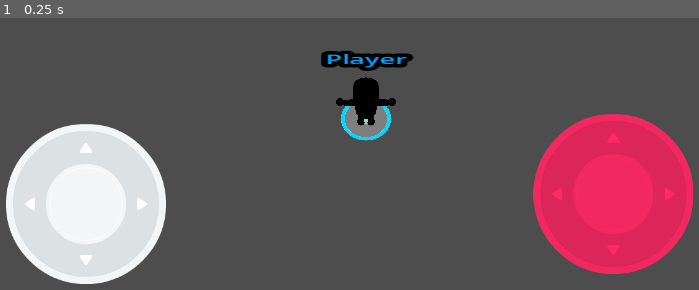
Above: before the commit, frame 1.
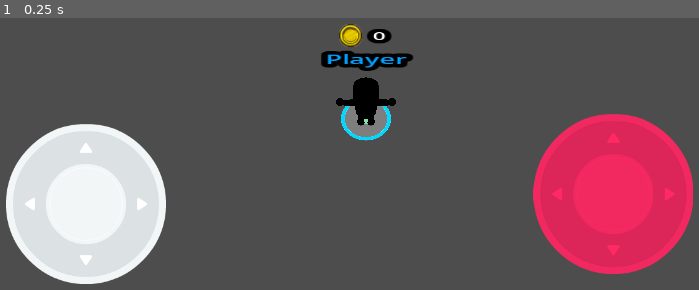
Above: after the commit, the same moment.

Repository: 1-lost-peon/topdown-mobile
Game: Godot game, scene res://player/player.tscn
Same seed, same stepped clock (60 frames per second), same inputs: the game is played once before the commit and once after it. This scene is started directly instead of the project's main scene.
Inputs:
- Up to frame 1 (0.25 s): no input

The runs differ from the first frame. In frame 1, 0.4% of the frame differs, in the area x 48-57%, y 2-11%.

Commit message:
Item pickup complete

Diff:
--- a/player/player.gd
+++ b/player/player.gd
@@ -197,13 +197,25 @@
 	hud.respawn_label.visible = false
 
 
+@rpc()
+func collected_pickup():
+	coins += 1
+	visuals.number_plate.text = str(coins)
+
+@rpc()
+func set_coins_amount(new_coins_amount):
+	coins = new_coins_amount
+	visuals.number_plate.text = str(coins)
+
 func died() -> void:
 	if is_multiplayer_authority():
 		is_dead = true
 		visible = false
 		respawn_timer.start()
 		player_died.emit()
-
+		set_coins_amount.rpc_id(int(name), 0)
+		coins = 0
+		visuals.number_plate.text = str(coins)
 
 
 func _on_respawn_timer_timeout() -> void:
--- a/player/visuals.gd
+++ b/player/visuals.gd
@@ -4,3 +4,4 @@
 @onready var movement_indicator: MeshInstance3D = $PlayerCircle/MovementIndicator
 @onready var nameplate: Label3D = $Nameplate
 @onready var player_circle: MeshInstance3D = $PlayerCircle
+@onready var number_plate: Label3D = $NumberPlate
--- a/player/visuals.tscn
+++ b/player/visuals.tscn
@@ -2,6 +2,7 @@
 
 [ext_resource type="Shader" uid="uid://hqg0wjbda6ft" path="res://player/movement_indicator.gdshader" id="1_7kdvf"]
 [ext_resource type="Script" uid="uid://c5ovv1nqifftx" path="res://player/visuals.gd" id="1_8dcto"]
+[ext_resource type="Texture2D" uid="uid://b64p1jp5gbs58" path="res://world/coins/faceon_gold_coin.png" id="2_23u1m"]
 
 [sub_resource type="PlaneMesh" id="PlaneMesh_qjkh3"]
 
@@ -65,6 +66,18 @@
 [node name="Visuals" type="Node3D" unique_id=846302141]
 script = ExtResource("1_8dcto")
 
+[node name="Sprite3D" type="Sprite3D" parent="." unique_id=1570377205]
+transform = Transform3D(0.15, 0, 0, 0, 0.074999996, 0.12990382, 0, -0.12990382, 0.074999996, -0.5105612, 5.5683126, 0)
+texture = ExtResource("2_23u1m")
+
+[node name="NumberPlate" type="Label3D" parent="." unique_id=1711762078]
+transform = Transform3D(1, 0, 0, 0, 1, 0, 0, 0, 1, 0.45258915, 5.5701904, 0)
+billboard = 2
+fixed_size = true
+text = "0"
+font_size = 20
+outline_size = 24
+
 [node name="Nameplate" type="Label3D" parent="." unique_id=333373989]
 transform = Transform3D(1, 0, 0, 0, 1, 0, 0, 0, 1, 0, 4, 0)
 billboard = 2
--- a/world/pickup.gd
+++ b/world/pickup.gd
@@ -1,29 +1,43 @@
-extends Node3D
-
-var move_up: bool = true
+extends RigidBody3D
 
 @onready var coin_a_2: Node3D = $Coin_A2
 
+var bob_time := 0.0
 
-func _process(_delta: float) -> void:
-	coin_a_2.rotate(Vector3.UP, 0.01)
+func _ready() -> void:
+	sleeping = false
+	linear_damp = 4.0
+	angular_damp = 6.0
 
-	if coin_a_2.position.distance_to(Vector3.ZERO) < 0.1:
-		move_up = true
-	elif coin_a_2.position.distance_to((Vector3(0, 2, 0))) < 0.1:
-		move_up = false
+	var dir := Vector3(
+		randf_range(-1.0, 1.0),
+		randf_range(0.15, 0.5),
+		randf_range(-1.0, 1.0)
+	).normalized()
 
-	if move_up:
-		coin_a_2.position = coin_a_2.position.move_toward(Vector3(0, 2, 0), 0.01)
-	else:
-		coin_a_2.position = coin_a_2.position.move_toward(Vector3.ZERO, 0.01)
+	apply_central_impulse(dir * randf_range(0.8, 2.0))
 
 
+func _process(delta: float) -> void:
+	bob_time += delta
+
+	coin_a_2.rotate_y(delta * 3.0)
+	coin_a_2.position.y = 0.25 + sin(bob_time * 4.0) * 0.15
+
 func _on_area_3d_body_entered(body: Node3D) -> void:
-	if body.is_in_group("players"):
-		body.coins += 1
-		Network.log_message(body.coins)
+	if is_multiplayer_authority():
+		if body.is_in_group("players"):
+			if !body.is_dead:
+				body.coins += 1
+				body.visuals.number_plate.text = str(body.coins)
+				Network.log_message(body.coins)
+				pickup_collected.rpc_id(int(body.name))
+				body.collected_pickup.rpc_id(int(body.name))
 
-		queue_free()
+				queue_free()
 	#if !is_multiplayer_authority():
 		#return
+
+@rpc()
+func pickup_collected():
+	queue_free()
--- a/world/pickup.tscn
+++ b/world/pickup.tscn
@@ -5,7 +5,16 @@
 
 [sub_resource type="SphereShape3D" id="SphereShape3D_wq827"]
 
-[node name="Pickup" type="Node3D" unique_id=1019803501]
+[sub_resource type="SceneReplicationConfig" id="SceneReplicationConfig_w5plo"]
+properties/0/path = NodePath(".:position")
+properties/0/spawn = true
+properties/0/replication_mode = 1
+
+[node name="Pickup" type="RigidBody3D" unique_id=266127803]
+collision_layer = 8
+collision_mask = 8
+axis_lock_linear_y = true
+axis_lock_angular_y = true
 script = ExtResource("1_w5plo")
 
 [node name="Coin_A2" parent="." unique_id=1818751463 instance=ExtResource("1_wq827")]
@@ -15,4 +24,10 @@
 [node name="CollisionShape3D" type="CollisionShape3D" parent="Area3D" unique_id=1647059689]
 shape = SubResource("SphereShape3D_wq827")
 
+[node name="CollisionShape3D" type="CollisionShape3D" parent="." unique_id=1446812178]
+shape = SubResource("SphereShape3D_wq827")
+
+[node name="MultiplayerSynchronizer" type="MultiplayerSynchronizer" parent="." unique_id=275486718]
+replication_config = SubResource("SceneReplicationConfig_w5plo")
+
 [connection signal="body_entered" from="Area3D" to="." method="_on_area_3d_body_entered"]
--- a/world/test_level.tscn
+++ b/world/test_level.tscn
@@ -6,6 +6,7 @@
 [ext_resource type="PackedScene" uid="uid://ghsc7s1t32p" path="res://world/extraction_spot.tscn" id="5_x27he"]
 [ext_resource type="PackedScene" uid="uid://vgbpjo1344ae" path="res://enemy/enemy.tscn" id="6_mmx4b"]
 [ext_resource type="Texture2D" uid="uid://dbtymvtkbmhig" path="res://world/prototype_textures/Orange/texture_01.png" id="6_yi58r"]
+[ext_resource type="PackedScene" uid="uid://bf821lcuaeajj" path="res://world/pickup.tscn" id="7_yi58r"]
 
 [sub_resource type="StandardMaterial3D" id="StandardMaterial3D_ai45w"]
 albedo_texture = ExtResource("1_kfa7i")
@@ -42,18 +43,21 @@
 [node name="Floor" type="CSGBox3D" parent="." unique_id=704543413]
 transform = Transform3D(1, 0, 0, 0, 1, 0, 0, 0, 1, 38.5, 0, 39.5)
 use_collision = true
+collision_layer = 9
 size = Vector3(178, 1, 21)
 material = SubResource("StandardMaterial3D_ai45w")
 
 [node name="Floor2" type="CSGBox3D" parent="." unique_id=2142019849]
 transform = Transform3D(1, 0, 0, 0, 1, 0, 0, 0, 1, 38.5, 0, -0.5)
 use_collision = true
+collision_layer = 9
 size = Vector3(178, 1, 59)
 material = SubResource("StandardMaterial3D_ai45w")
 
 [node name="Floor3" type="CSGBox3D" parent="." unique_id=2023955418]
 transform = Transform3D(1, 0, 0, 0, 1, 0, 0, 0, 1, 38.5, 0, 79.5)
 use_collision = true
+collision_layer = 9
 size = Vector3(178, 1, 59)
 material = SubResource("StandardMaterial3D_ai45w")
 
@@ -176,7 +180,7 @@
 transform = Transform3D(1, 0, 0, 0, 1, 0, 0, 0, 1, 45, 0, 45)
 
 [node name="ExtractionSpot" parent="." unique_id=1950728413 instance=ExtResource("5_x27he")]
-transform = Transform3D(3, 0, 0, 0, 3, 0, 0, 0, 3, -36.745, 0.555, 37.734)
+transform = Transform3D(3, 0, 0, 0, 3, 0, 0, 0, 3, -36.745, 0.51, 37.734)
 
 [node name="EnemyEntrances" type="Node3D" parent="." unique_id=2003372009]
 
@@ -221,3 +225,21 @@
 [node name="EnemyTimer" type="Timer" parent="." unique_id=625124317]
 wait_time = 5.0
 autostart = true
+
+[node name="Pickup" parent="." unique_id=1019803501 instance=ExtResource("7_yi58r")]
+transform = Transform3D(1, 0, 0, 0, 1, 0, 0, 0, 1, -28.49247, 1, 38.13583)
+
+[node name="Pickup2" parent="." unique_id=1553453760 instance=ExtResource("7_yi58r")]
+transform = Transform3D(1, 0, 0, 0, 1, 0, 0, 0, 1, -30.49247, 1, 38.13583)
+
+[node name="Pickup3" parent="." unique_id=266127803 instance=ExtResource("7_yi58r")]
+transform = Transform3D(1, 0, 0, 0, 1, 0, 0, 0, 1, -30.49247, 1, 40.13583)
+
+[node name="Pickup4" parent="." unique_id=1108748395 instance=ExtResource("7_yi58r")]
+transform = Transform3D(1, 0, 0, 0, 1, 0, 0, 0, 1, -28.49247, 1, 40.13583)
+
+[node name="Pickup5" parent="." unique_id=227531294 instance=ExtResource("7_yi58r")]
+transform = Transform3D(1, 0, 0, 0, 1, 0, 0, 0, 1, -28.49247, 1, 41.13583)
+
+[node name="Pickup6" parent="." unique_id=1424816491 instance=ExtResource("7_yi58r")]
+transform = Transform3D(1, 0, 0, 0, 1, 0, 0, 0, 1, -30.49247, 1, 41.13583)
--- a/world/world.gd
+++ b/world/world.gd
@@ -13,6 +13,7 @@
 @export var enemy_scene: PackedScene
 @export var level_scene: PackedScene
 @export var player_scene: PackedScene
+@export var pickup_scene: PackedScene
 
 var is_client_loaded: bool
 var level: Node
@@ -20,6 +21,7 @@
 
 @onready var enemies: Node3D = $Enemies
 @onready var players: Node3D = $Players
+@onready var pickups: Node3D = $Pickups
 
 
 func _process(_delta: float) -> void:
@@ -62,6 +64,7 @@
 	players.add_child(player, true)
 	player.global_position = level.get_spawn_location()
 	player.respawn_timer.timeout.connect(on_player_respawn_timer_timeout.bind(player))
+	player.player_died.connect(on_player_died.bind(player))
 
 
 func on_player_respawn_timer_timeout(player: Node) -> void:
@@ -76,6 +79,17 @@
 	enemy.name = "Enemy"
 	enemies.add_child(enemy, true)
 	enemy.global_position = level.get_enemy_spawn_location()
+
+func on_player_died(player) -> void:
+	Network.log_message("Spawning", player.coins, "coin(s) into the world...")
+
+	for x in player.coins:
+		var pickup = pickup_scene.instantiate()
+	#player.name = str(player_name)
+		pickups.add_child(pickup, true)
+		pickup.global_position = player.global_position
+	#player.respawn_timer.timeout.connect(on_player_respawn_timer_timeout.bind(player))
+	#player.player_died.connect(on_player_respawn_timer_timeout.bind(player))
 
 
 
--- a/world/world.tscn
+++ b/world/world.tscn
@@ -4,16 +4,20 @@
 [ext_resource type="PackedScene" uid="uid://vgbpjo1344ae" path="res://enemy/enemy.tscn" id="2_h5o24"]
 [ext_resource type="PackedScene" uid="uid://clfwfgklsq505" path="res://world/test_level.tscn" id="3_4717r"]
 [ext_resource type="PackedScene" uid="uid://7dujjowjcp6r" path="res://player/player.tscn" id="5_fn3g3"]
+[ext_resource type="PackedScene" uid="uid://bf821lcuaeajj" path="res://world/pickup.tscn" id="5_mmdvd"]
 
 [node name="World" type="Node3D" unique_id=1944548304]
 script = ExtResource("1_4717r")
 enemy_scene = ExtResource("2_h5o24")
 level_scene = ExtResource("3_4717r")
 player_scene = ExtResource("5_fn3g3")
+pickup_scene = ExtResource("5_mmdvd")
 
 [node name="Players" type="Node3D" parent="." unique_id=837092731]
 
 [node name="Enemies" type="Node3D" parent="." unique_id=1065470357]
+
+[node name="Pickups" type="Node3D" parent="." unique_id=757360152]
 
 [node name="PlayerSpawner" type="MultiplayerSpawner" parent="." unique_id=1687428556]
 _spawnable_scenes = PackedStringArray("uid://7dujjowjcp6r")
@@ -22,3 +26,7 @@
 [node name="EnemySpawner" type="MultiplayerSpawner" parent="." unique_id=613402048]
 _spawnable_scenes = PackedStringArray("uid://vgbpjo1344ae")
 spawn_path = NodePath("../Enemies")
+
+[node name="PickupSpawner" type="MultiplayerSpawner" parent="." unique_id=1321983651]
+_spawnable_scenes = PackedStringArray("uid://bf821lcuaeajj")
+spawn_path = NodePath("../Pickups")
Binary file added: world/coins/faceon_gold_coin.png
Not shown, added: world/coins/faceon_gold_coin.png.import
